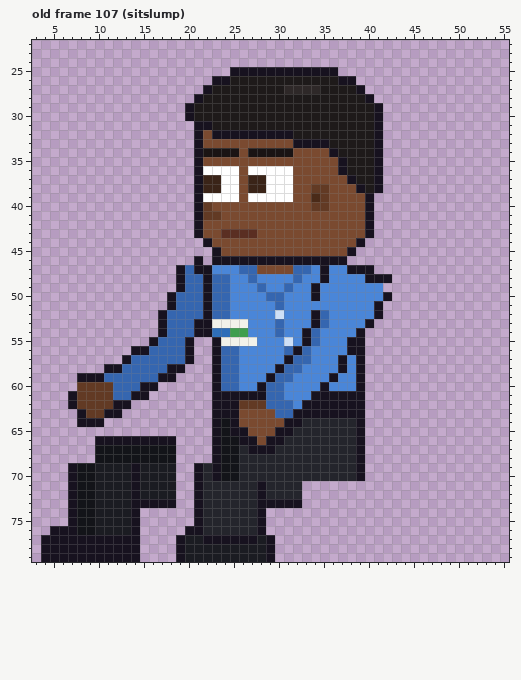
A pixel-art file gets an edit: sprites/staff/office_michael_left_anim.aseprite. The first picture shows the starting point.
64x80 pixels, 129 frames. Colours within 5 levels of each other are drawn and written as one. Shown: old frame 107 (sitslump): x 3..55, y 22..79. The commit also changed other frames, which this record leaves out.
Once edited:
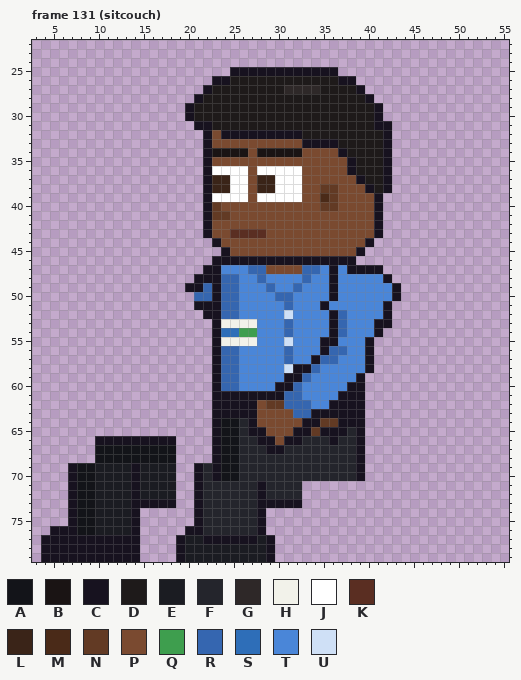
Palette (. is transparent): A #131419  B #1a1414  C #17121f  D #1e1a1a  E #1b1c22  F #24252c  G #2e2828  H #f2f2ea  J #ffffff  K #5a2e22  L #3a2418  M #4a2a18  N #623a24  P #7a4a30  Q #3e9e4e  R #3566b0  S #2e6eb8  T #4a86d8  U #cfe0f6
A new or re-ordered frame is compared with the old frame closest to it.
Diff:
frames 129 -> 135
Changed rows in their new state; - is an unchanged pixel.
Frame 131 (sitcouch) is new; against old frame 107 (sitslump):
first column x 7:
31 -----------------------------------C-
32 --------------.CP--------C--------DC-
33 --------------.C---------P---C----DC-
34 --------------.C---BP----B---PC---DC-
35 --------------.C--------------PC--DC-
36 --------------.C---JP----J----PC--DC-
37 --------------.C-L-JP-L--J-----PC-DC-
38 --------------.C-L-JP-L--J-P-N--PCDC-
39 --------------.C---JP----J-PMN---PC--
40 --------------.CN----------P-N---PC--
41 --------------.C-N---------------PC--
42 --------------.C-----------------PC--
43 --------------.C-P---K-----------PC--
44 ---------------.C---------------PC---
45 ----------------.C-------------PC----
46 --------------.----------------C-----
47 ------------...-C--T-R---P-RTC----C--
48 ------------..C-C-R-TR---TR-TC---TT--
49 ------------.CCRC-R--TR-TR-T-C-----TC
50 -----------...-RC-R---T-R--T-C-----TC
51 -----------...C-C-R----TR---C-----TC-
52 ----------.....-C-R----TU--TTCR---TC-
53 ----------......C---H--TR--TTCR--TCC-
54 ----------......C-S-Q--TR-TT-CR-TTC--
55 ---------.....------------TTCC-TTC---
56 -------.......-----------TT-CRRTTC---
57 ------........----------RTTCRRT-TC---
58 ----.........----------TUCCR--T-TC---
59 -...........----------TTCCR--T-------
60 -.........-----------TTCCR--T--C-----
61 .........-------------CCRR-TTT-------
62 .......------------CCPNN-RRTT--------
63 -.....-------------CC--PPRR----------
64 -...--------------AFC---PPCCNNCC-----
65 ------------------AFCC-PPCCNCCC------
66 -------------------FFC-PCC---C-------
67 --------------------FF-C-------------
Changed places in both pictures, as pixel boxes (x1, y1, x2, y2):
changed: (68, 121, 401, 454)
